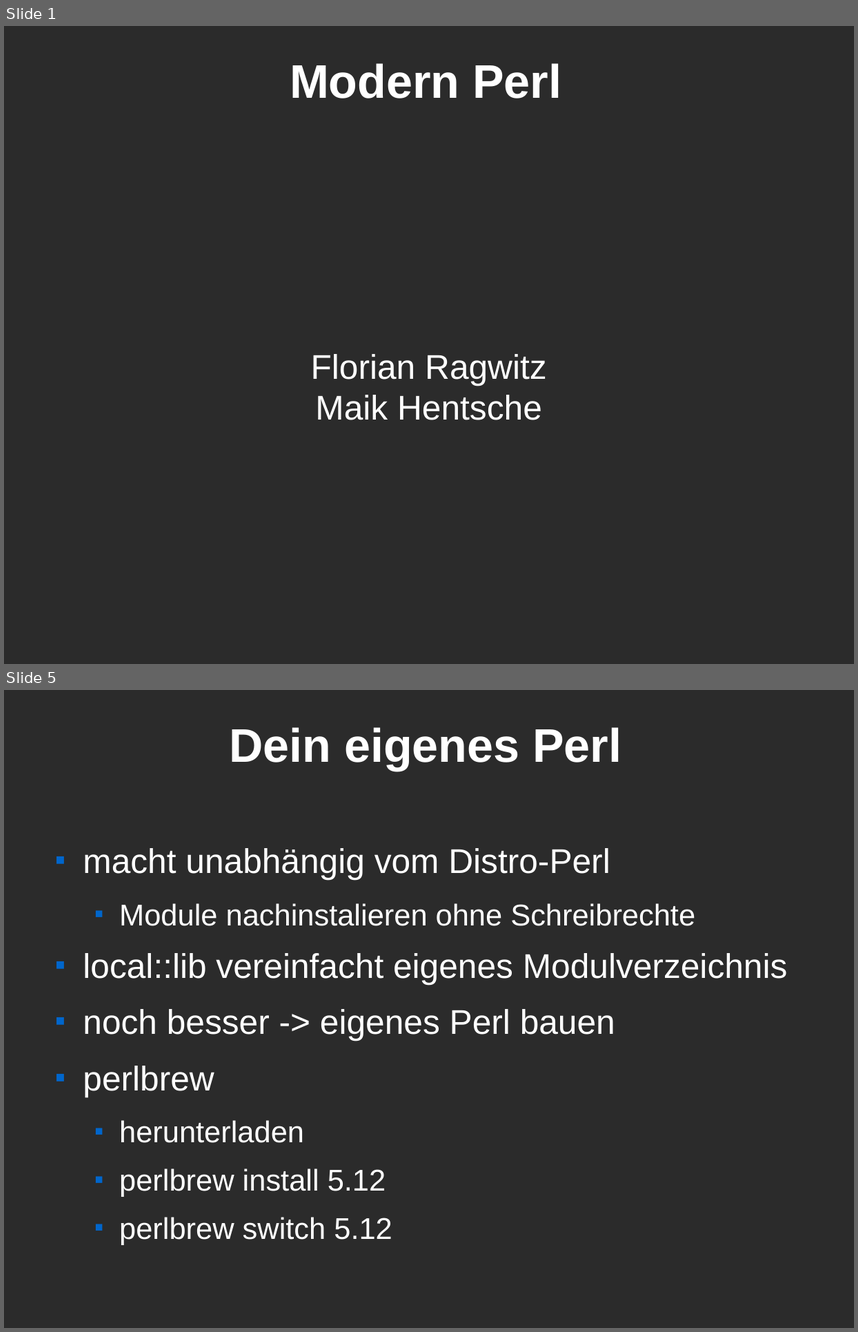
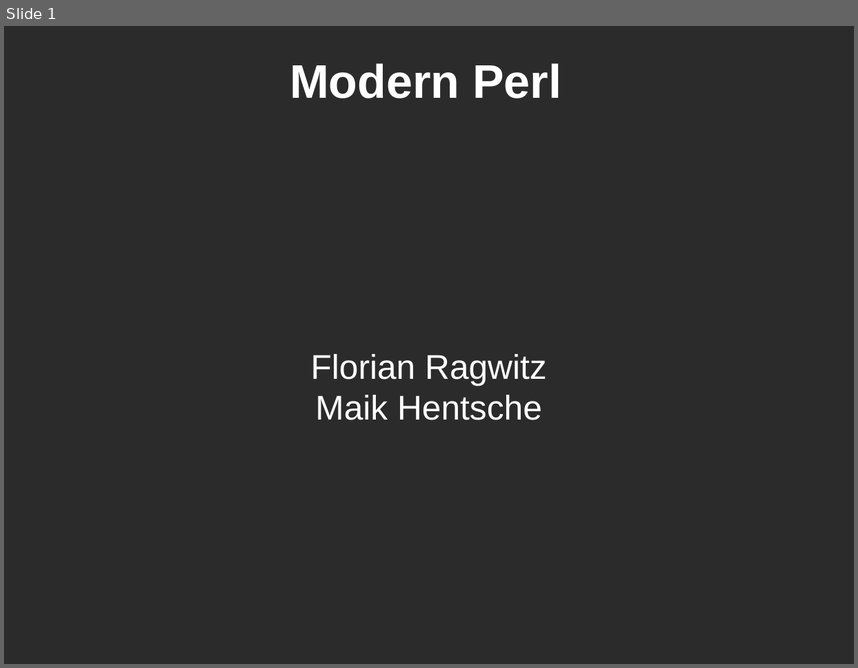
Before and after one commit to Caldrin/Vortrag_CLT, a slide deck: Modern Perl.odp. Shown one above the other, each under a label of ours: slides 1 and 5 before the commit, slide 1 after it; the slides between them are not shown. The pictures are 858x1332 and 858x668 pixels, drawn with LibreOffice and Linux fonts; fonts in the diff are those of the drawing; background and template pictures are left out; a plain dark background stands for a picture behind light text. Boxes give left, top, right and bottom in pixels: in the first picture for what was removed or moved away, otherwise in the second. Text is boxed around its words. In the diff, an @@ line names an element or a change of style, - is before the commit and + after.

```diff
--- a/Modern Perl.odp
+++ b/Modern Perl.odp
@@ slide 5 removed at (x1=4, y1=690, x2=854, y2=1328), background picture (left out) @@
@@ title removed at (x1=230, y1=727, x2=622, y2=771) @@
-Dein eigenes Perl
@@ text removed at (x1=83, y1=848, x2=788, y2=1245) @@
-■ macht unabhängig vom Distro-Perl
-  ■ Module nachinstalieren ohne Schreibrechte
-■ local::lib vereinfacht eigenes Modulverzeichnis
-■ noch besser -> eigenes Perl bauen
-■ perlbrew
-  ■ herunterladen
-  ■ perlbrew install 5.12
-  ■ perlbrew switch 5.12
```
Also in this commit, not shown: 5 slides changed, 4 slides added, 4 other slides removed.
